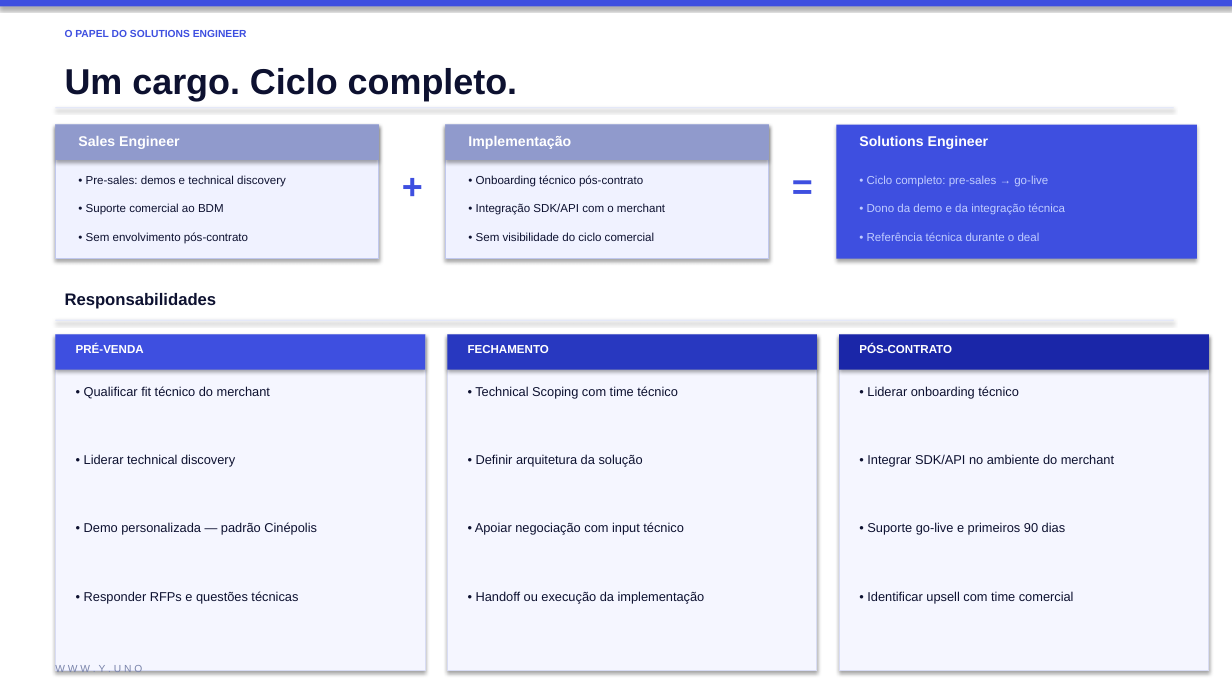
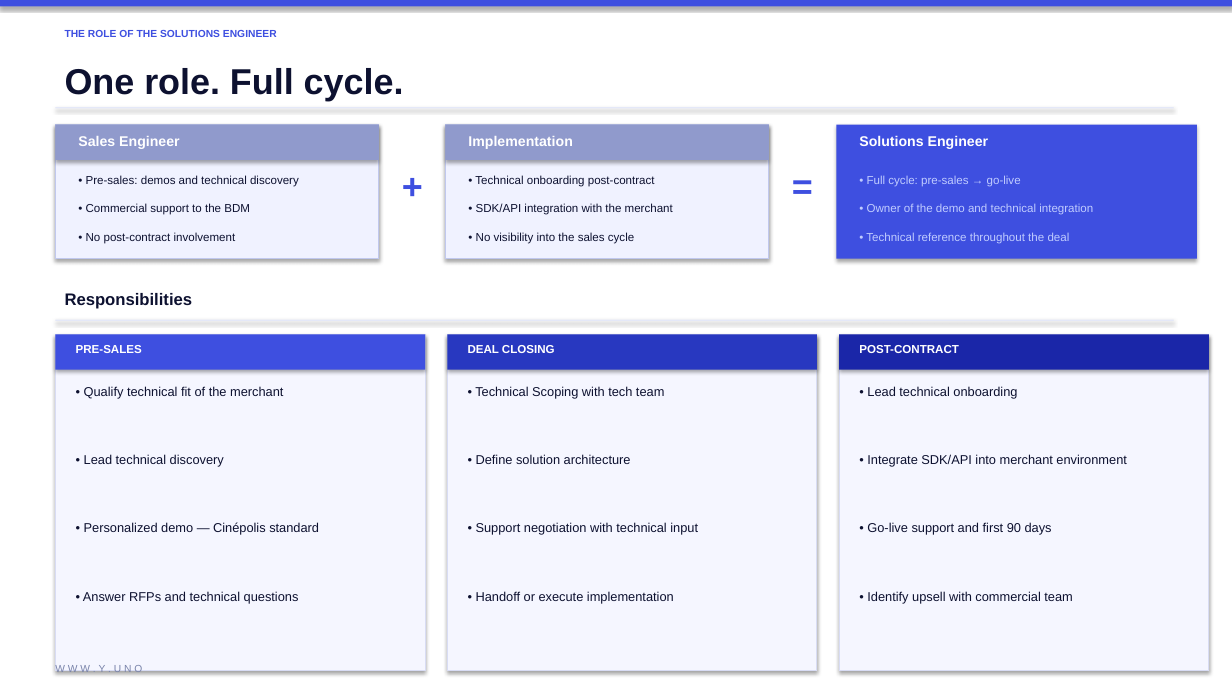
Before and after one commit to andyarapedrosa/yuno-sdk-demos, a slide deck: slide 10 of SE_Process_AsIs_ToBe.pptx. Drawn at 1232x693 pixels with LibreOffice and Linux fonts; fonts in the diff are those of the drawing. Boxes give left, top, right and bottom in pixels: in the first picture for what was removed or moved away, otherwise in the second. Text is boxed around its words. In the diff, an @@ line names an element or a change of style, - is before the commit and + after.

Commit message:
Translate full presentation to English

```diff
--- a/SE_Process_AsIs_ToBe.pptx
+++ b/SE_Process_AsIs_ToBe.pptx
@@ text at [65, 30, 277, 37]: text changed @@
-O PAPEL DO SOLUTIONS ENGINEER
+THE ROLE OF THE SOLUTIONS ENGINEER
@@ text at [65, 68, 404, 101]: text changed @@
-Um cargo. Ciclo completo.
+One role. Full cycle.
@@ text at [468, 136, 572, 149]: text changed @@
-Implementação
+Implementation
@@ text at [86, 175, 299, 187]: text changed @@
-• Pre-sales: demos e technical discovery
+• Pre-sales: demos and technical discovery
@@ text at [475, 175, 655, 187]: text changed @@
-• Onboarding técnico pós-contrato
+• Technical onboarding post-contract
@@ text at [867, 175, 1021, 187]: text changed @@
-• Ciclo completo: pre-sales → go-live
+• Full cycle: pre-sales → go-live
@@ text at [86, 203, 250, 215]: text changed @@
-• Suporte comercial ao BDM
+• Commercial support to the BDM
@@ text at [476, 203, 673, 215]: text changed @@
-• Integração SDK/API com o merchant
+• SDK/API integration with the merchant
@@ text at [867, 203, 1093, 215]: text changed @@
-• Dono da demo e da integração técnica
+• Owner of the demo and technical integration
@@ text at [86, 232, 236, 244]: text changed @@
-• Sem envolvimento pós-contrato
+• No post-contract involvement
@@ text at [476, 232, 634, 244]: text changed @@
-• Sem visibilidade do ciclo comercial
+• No visibility into the sales cycle
@@ text at [866, 232, 1070, 244]: text changed @@
-• Referência técnica durante o deal
+• Technical reference throughout the deal
@@ text at [65, 293, 193, 309]: text changed @@
-Responsabilidades
+Responsibilities
@@ text at [76, 345, 142, 353]: text changed @@
-PRÉ-VENDA
+PRE-SALES
@@ text at [468, 345, 555, 353]: text changed @@
-FECHAMENTO
+DEAL CLOSING
@@ text at [859, 345, 959, 353]: text changed @@
-PÓS-CONTRATO
+POST-CONTRACT
@@ text at [84, 386, 283, 399]: text changed @@
-• Qualificar fit técnico do merchant
+• Qualify technical fit of the merchant
@@ text at [475, 386, 664, 399]: text changed @@
-• Technical Scoping com time técnico
+• Technical Scoping with tech team
@@ text at [867, 386, 1017, 399]: text changed @@
-• Liderar onboarding técnico
+• Lead technical onboarding
@@ text at [84, 454, 224, 467]: text changed @@
-• Liderar technical discovery
+• Lead technical discovery
@@ text at [476, 454, 631, 464]: text changed @@
-• Definir arquitetura da solução
+• Define solution architecture
@@ text at [867, 454, 1126, 467]: text changed @@
-• Integrar SDK/API no ambiente do merchant
+• Integrate SDK/API into merchant environment
@@ text at [84, 522, 319, 535]: text changed @@
-• Demo personalizada — padrão Cinépolis
+• Personalized demo — Cinépolis standard
@@ text at [476, 522, 698, 535]: text changed @@
-• Apoiar negociação com input técnico
+• Support negotiation with technical input
@@ text at [867, 522, 1052, 535]: text changed @@
-• Suporte go-live e primeiros 90 dias
+• Go-live support and first 90 days
@@ text at [83, 591, 299, 604]: text changed @@
-• Responder RFPs e questões técnicas
+• Answer RFPs and technical questions
@@ text at [476, 591, 674, 604]: text changed @@
-• Handoff ou execução da implementação
+• Handoff or execute implementation
@@ text at [867, 591, 1073, 604]: text changed @@
-• Identificar upsell com time comercial
+• Identify upsell with commercial team
```
Also in this commit, not shown: 11 other slides changed.
